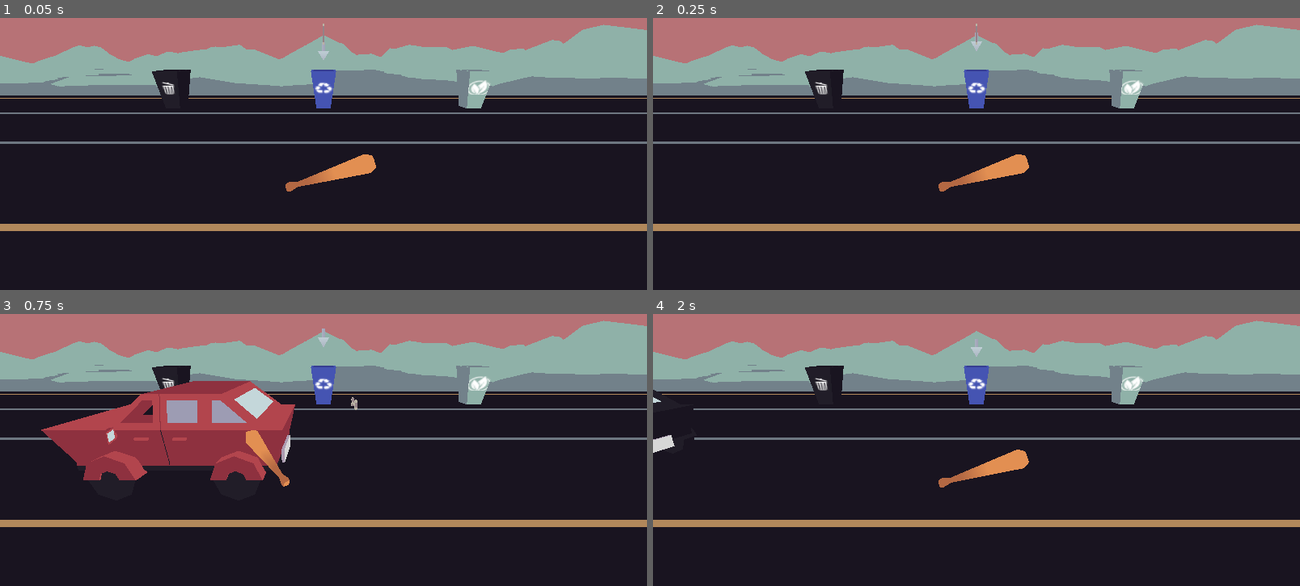
Above: before the commit, frames 1-4 (two rows, left to right).
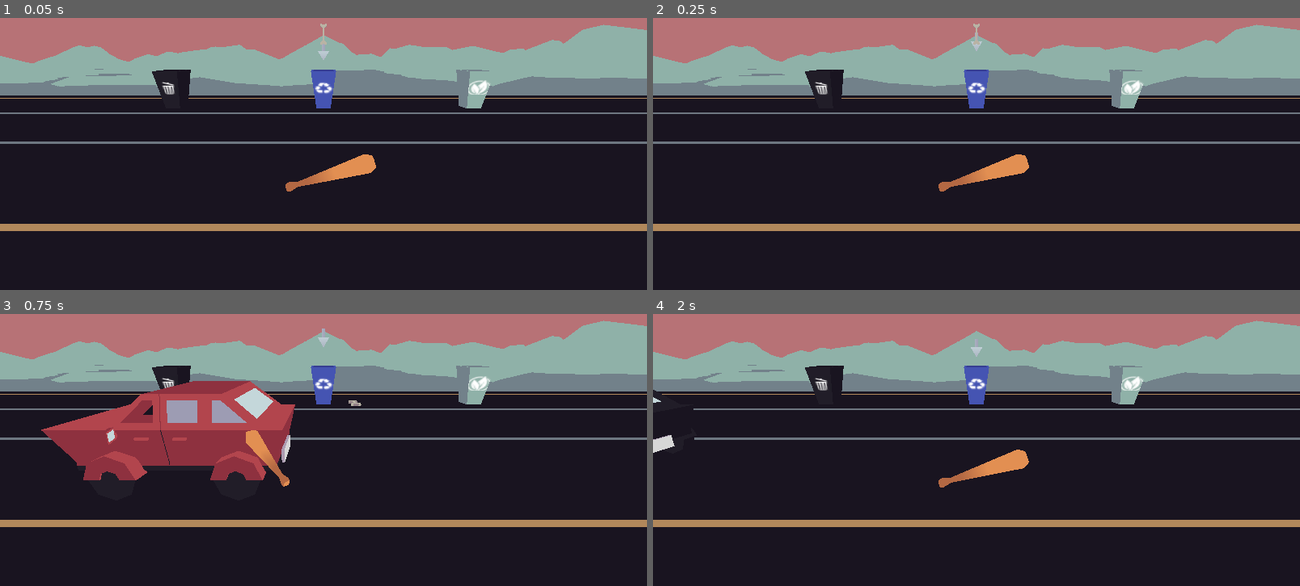
Above: after the commit, the same moments.

Repository: Manas701/SVCGameJam
Game: Godot game, scene res://scenes/manasScene.tscn
Two runs of this game, one before a commit and one after it. Both use one fixed random seed, a clock stepped at 60 frames per second and the inputs below. Sound files missing from this copy of the repository are replaced by a short silence.
Inputs:
- Up to frame 1 (0.05 s): no input
- Up to frame 2 (0.25 s): no input
- Up to frame 3 (0.75 s): hold Right (select_right) from 0.53 s (still down); hold Space (swing) from 0.53 s (still down)
- Up to frame 4 (2 s): release Right (select_right) at 1.28 s; release Space (swing) at 1.28 s; hold Left (select_left) from 1.28 s (still down); tap Space (swing) at 1.35 s

The runs differ from the first frame. In frame 1, less than 0.1% of the frame differs, in the area x 49-51%, y 2-10%; in frame 2, less than 0.1%; in frame 3, less than 0.1%, in the area x 53-56%, y 30-36%; in frame 4, nothing differs.

Commit message:
rotated trash bone 90 degrees

Diff:
--- a/prefabs/trash_bone.tscn
+++ b/prefabs/trash_bone.tscn
@@ -10,6 +10,7 @@
 transform = Transform3D(1.25, 0, 0, 0, 1.25, 0, 0, 0, 1.25, 0, 0, 0)
 
 [node name="MeshInstance3D" type="MeshInstance3D" parent="."]
+transform = Transform3D(-4.37114e-08, 0, 1, 0, 1, 0, -1, 0, -4.37114e-08, 0, 0, 0)
 mesh = ExtResource("1_c80en")
 surface_material_override/0 = ExtResource("2_xjtnf")
 
